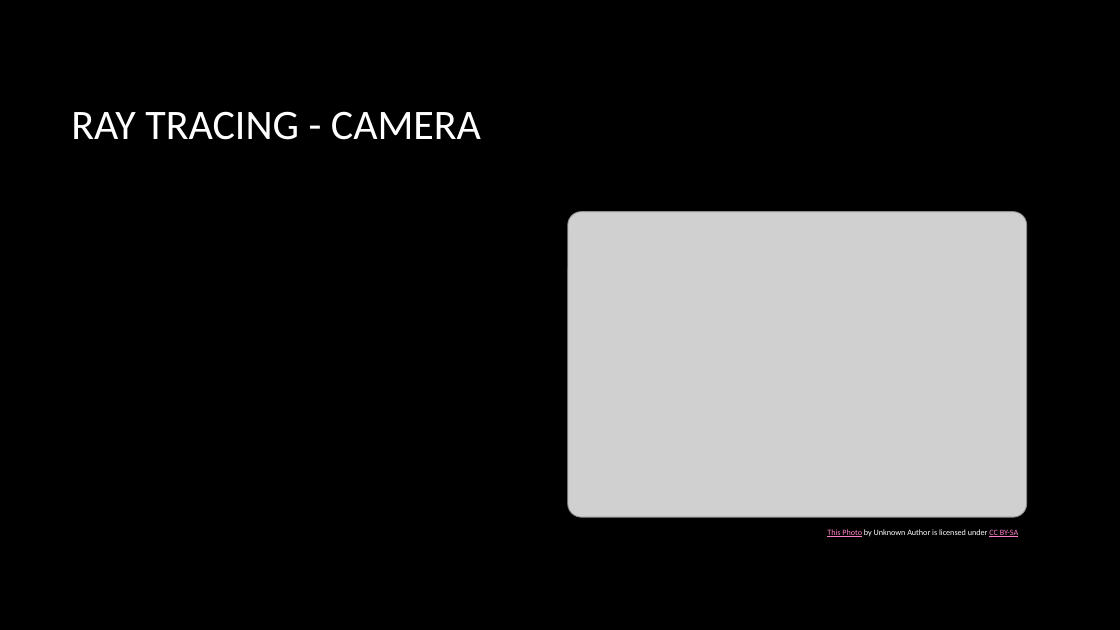
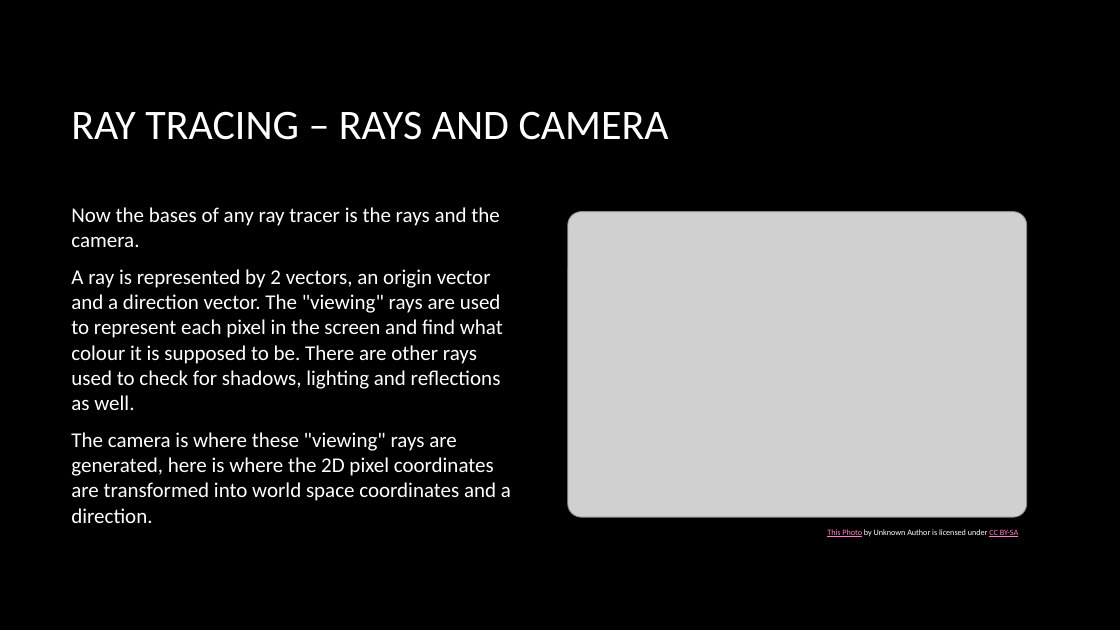
Before and after one commit to MariaPrograms/RayCasting, a slide deck: slide 6 of Graphics and Computational Programming.pptx (slide 5 before the commit). Drawn at 1120x630 pixels with LibreOffice and Linux fonts; fonts in the diff are those of the drawing; grey boxes stand for pictures; background and template pictures are left out. Boxes give left, top, right and bottom in pixels: in the first picture for what was removed or moved away, otherwise in the second. Text is boxed around its words. In the diff, an @@ line names an element or a change of style, - is before the commit and + after.

```diff
--- a/Graphics and Computational Programming.pptx
+++ b/Graphics and Computational Programming.pptx
@@ title at [71, 111, 669, 140]: text changed @@
-RAY TRACING - CAMERA
+RAY TRACING – RAYS AND CAMERA
@@ text added at [71, 207, 511, 523], 18 pt, text #FFFFFF @@
+Now the bases of any ray tracer is the rays and the camera.
+A ray is represented by 2 vectors, an origin vector and a direction vector. The "viewing" rays are used to represent each pixel in the screen and find what colour it is supposed to be. There are other rays used to check for shadows, lighting and reflections as well.
+The camera is where these "viewing" rays are generated, here is where the 2D pixel coordinates are transformed into world space coordinates and a direction.
```
Also in this commit, not shown: 3 other slides changed, 4 slides added.
